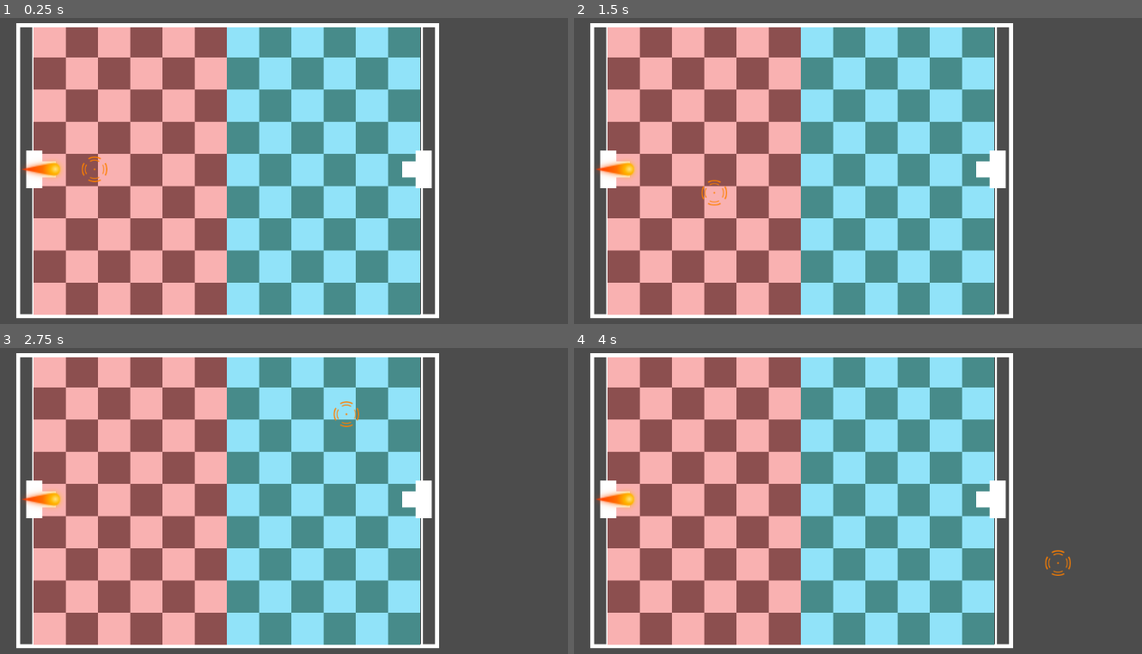
Above: before the commit, frames 1-4 (two rows, left to right).
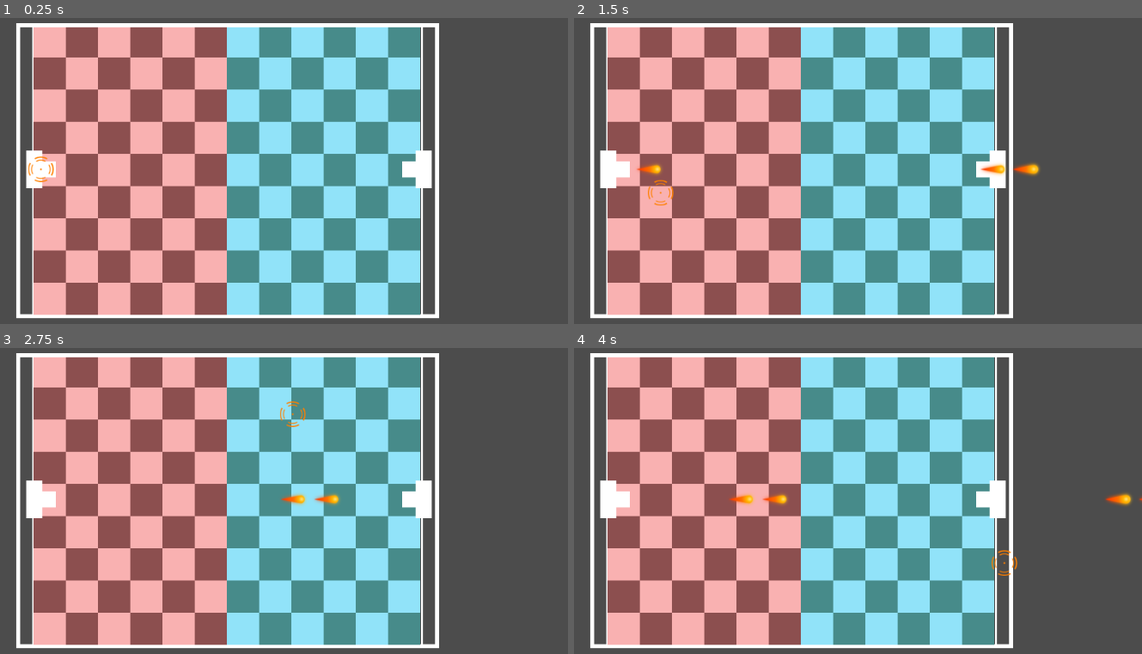
Above: after the commit, the same moments.

Repository: Raelr/dd-pong-invaders
Game: Godot game, scene res://scenes/Main.tscn
Same seed, same stepped clock (60 frames per second), same inputs: the game is played once before the commit and once after it.
Inputs (mouse positions are in pixels of both pictures, inside the frame that each line leads up to):
- Up to frame 1 (0.25 s): no input
- Up to frame 2 (1.5 s): tap Enter at 0.5 s; move the mouse to (948, 152) at 0.52 s; click (948, 152) at 0.67 s; move the mouse to (659, 192) at 1.27 s; click (659, 192) at 1.42 s
- Up to frame 3 (2.75 s): move the mouse to (295, 415) at 2.02 s; click (295, 415) at 2.17 s
- Up to frame 4 (4 s): move the mouse to (761, 583) at 2.77 s; click (761, 583) at 2.92 s; move the mouse to (1005, 562) at 3.52 s; click (1005, 562) at 3.67 s

The runs differ from the first frame. In frame 1, 0.5% of the frame differs, in the area x 3-19%, y 45-54%; in frame 2, 0.9%, in the area x 3-82%, y 46-62%; in frame 3, 0.8%; in frame 4, 0.9%.

Commit message:
moving aim pointer

Diff:
--- a/scenes/Main.tscn
+++ b/scenes/Main.tscn
@@ -1,13 +1,10 @@
-[gd_scene load_steps=8 format=2]
+[gd_scene load_steps=6 format=2]
 
 [ext_resource path="res://scenes/Arena.tscn" type="PackedScene" id=1]
 [ext_resource path="res://scenes/Player.tscn" type="PackedScene" id=2]
 [ext_resource path="res://sprites/PlayerLeft.png" type="Texture" id=3]
 [ext_resource path="res://scripts/Aim.gd" type="Script" id=4]
 [ext_resource path="res://sprites/reticle.png" type="Texture" id=5]
-[ext_resource path="res://sprites/missile.png" type="Texture" id=6]
-
-[sub_resource type="CapsuleShape2D" id=1]
 
 [node name="Main" type="Node2D"]
 
@@ -22,22 +19,7 @@
 [node name="AimOne" type="Sprite" parent="PlayerOne"]
 scale = Vector2( 0.2, 0.2 )
 texture = ExtResource( 5 )
-offset = Vector2( 100, 0 )
 script = ExtResource( 4 )
-
-[node name="PointerOne" type="RayCast2D" parent="PlayerOne"]
-cast_to = Vector2( 140, 0 )
-
-[node name="BulletOne" type="Area2D" parent="PlayerOne"]
-
-[node name="Sprite" type="Sprite" parent="PlayerOne/BulletOne"]
-scale = Vector2( 0.4, 0.4 )
-texture = ExtResource( 6 )
-
-[node name="CollisionShape2D" type="CollisionShape2D" parent="PlayerOne/BulletOne"]
-rotation = 1.5708
-scale = Vector2( 0.4, 0.4 )
-shape = SubResource( 1 )
 
 [node name="PlayerTwo" parent="." instance=ExtResource( 2 )]
 position = Vector2( 799.479, 294.948 )
--- a/scripts/Bullet.gd
+++ b/scripts/Bullet.gd
@@ -2,11 +2,17 @@
 
 export(int) var Speed = 1000
 
-var angle
+var speed = 750
 
-func _ready():
-	angle = Vector2( cos(rotation), sin(rotation) )
-
+func start(pos, dir):
+	rotation = dir
+	position = pos
 
 func _physics_process(delta):
-	position += (angle * Speed) * delta
+	position += Vector2(
+		cos(rotation) * speed * delta,
+		sin(rotation) * speed * delta
+	)
+
+func _on_VisibilityNotifier2D_screen_exited():
+	queue_free()
--- a/scripts/Player.gd
+++ b/scripts/Player.gd
@@ -5,6 +5,7 @@
 export (bool) var update
 export (Array) var playerTextures
 
+var Bullet = preload("res://scenes/Bullet.tscn")
 var BulletInterval = 0.3
 
 var recoilTimer
@@ -25,37 +26,25 @@
 		if Engine.editor_hint:
 			texture = playerTextures[0] if (is_player_one) else playerTextures[1]
 
-func _physics_process(_delta):
-	# mouse look
-	mousePosition = get_global_mouse_position()
-	aimPosition = mousePosition
-	bulletSpawnFrom = mousePosition
+func _input(event):
+	if event is InputEventMouseButton:
+		mousePressed(event)
 
-	# $PointerOne.look_at(mousePosition)
-
-	# aimPosition = to_global($PointerOne.position)
-
-	# Fire weapon
-	if InputEvent:
-		mousePressed()
-
-func mousePressed():
+func mousePressed(event):
 	if canShoot:
-		shootBullet()
+		print("Mouse pressed")
+		shootBullet(event)
 
 		# recoilTimer.start()
-
-		canShoot = false
+		# canShoot = false
 
 
-func shootBullet():
-	bullet = $BulletOne
+func shootBullet(event):
+	var bullet = Bullet.instance()
 
-	# bullet.position = bulletSpawnFrom
+	bullet.start(global_position, rotation)
 
-	# bullet.add_to_group("missiles")
-
-	get_tree().get_root().add_child(bullet)
+	get_parent().add_child(bullet)
 
 
 func onRecoilTimerStopped():
